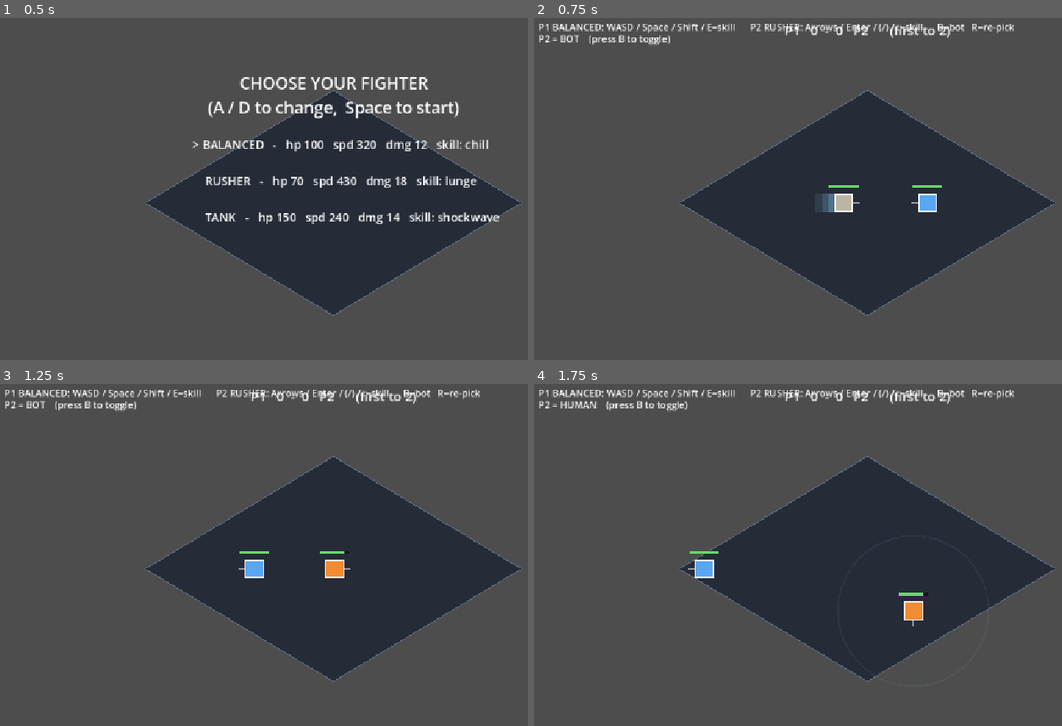
Above: before the commit, frames 1-4 (two rows, left to right).
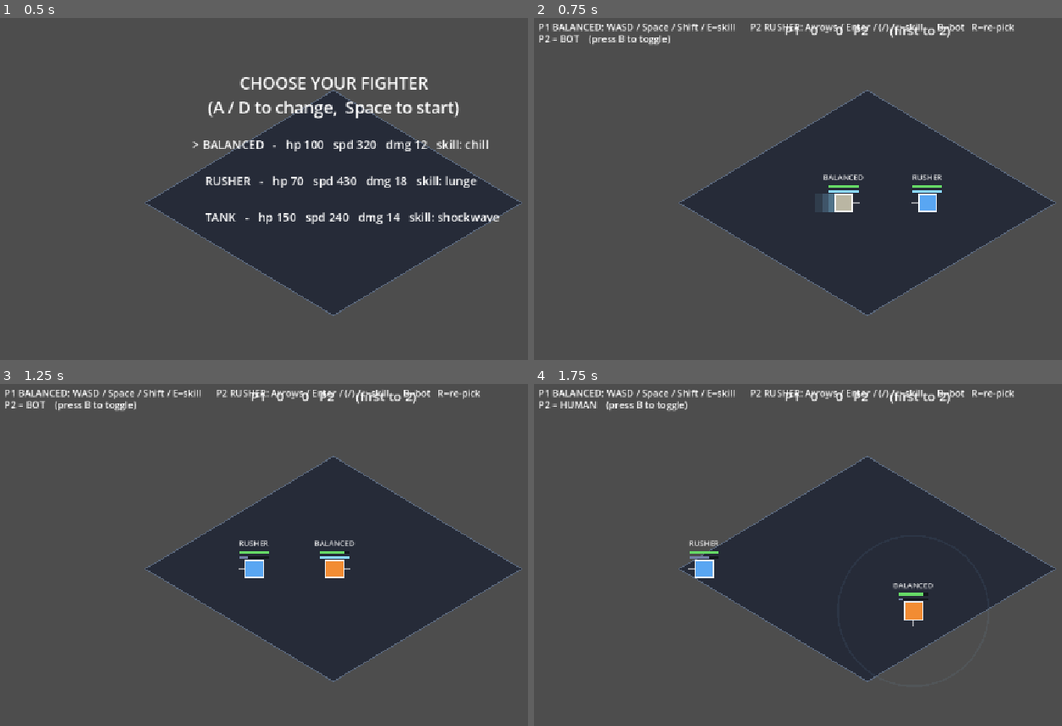
Above: after the commit, the same moments.

Repository: avivuiux/survival-arena
Game: Godot game, scene res://scenes/game.tscn
Same seed, same stepped clock (60 frames per second), same inputs: the game is played once before the commit and once after it.
Inputs:
- Up to frame 1 (0.5 s): no input
- Up to frame 2 (0.75 s): tap Enter at 0.5 s; hold D from 0.53 s (still down); tap Shift at 0.6 s
- Up to frame 3 (1.25 s): keep holding D; tap Space at 0.77 s
- Up to frame 4 (1.75 s): tap B at 1.25 s; release D at 1.28 s; hold S from 1.28 s (still down); tap E at 1.35 s; tap Space at 1.52 s

Frame 1 is identical in both runs. In frame 2, 0.2% of the frame differs, in the area x 54-78%, y 45-52%; in frame 3, 0.2%; in frame 4, 0.2%.

Commit message:
Readability: character name above head + skill cooldown bar
Functional (asset-independent) HUD: each fighter shows its archetype
name overhead and a thin skill-cooldown bar under the HP bar that
fills as the skill recharges and goes bright cyan when ready. Helps you
read the fight and time skills (esp. vs the random-archetype bot). Uses
the engine fallback font. Headless clean (exit 0).

Co-Authored-By: Claude Opus 4.8 (1M context) <noreply@anthropic.com>

Diff:
--- a/entities/fighter/fighter.gd
+++ b/entities/fighter/fighter.gd
@@ -44,7 +44,8 @@
 var speed := 320.0
 var damage := 12
 var attack_cooldown := 0.34
-var skill_type := "chill"       # "chill" | "lunge"
+var skill_type := "chill"       # "chill" | "lunge" | "shockwave"
+var display_name := ""          # archetype name shown above the head
 var key_up := KEY_W
 var key_down := KEY_S
 var key_left := KEY_A
@@ -72,6 +73,7 @@
 var _dash_prev := false
 var _iframe := 0.0
 var _skill_cd := 0.0
+var _skill_cd_max := 1.0
 var _skill_prev := false
 var _chill_time := 0.0          # how long THIS fighter stays slowed
 var _cast_anim := 0.0           # expanding-ring visual timer
@@ -251,6 +253,7 @@
 
 func _cast_chill() -> void:
 	_skill_cd = CHILL_COOLDOWN
+	_skill_cd_max = CHILL_COOLDOWN
 	_cast_anim = CHILL_CAST_ANIM
 	_cast_radius = CHILL_RADIUS
 	if game and game.has_method("apply_chill"):
@@ -264,6 +267,7 @@
 # Rusher skill: a fast forward lunge with the hitbox live (a dash that hits).
 func _cast_lunge() -> void:
 	_skill_cd = LUNGE_COOLDOWN
+	_skill_cd_max = LUNGE_COOLDOWN
 	_dash_dir = facing
 	_dashing = true
 	_lunge = true
@@ -281,6 +285,7 @@
 # Tank skill: a shockwave that shoves (and lightly damages) everyone nearby.
 func _cast_shockwave() -> void:
 	_skill_cd = SHOCK_COOLDOWN
+	_skill_cd_max = SHOCK_COOLDOWN
 	_cast_anim = CHILL_CAST_ANIM
 	_cast_radius = SHOCK_RADIUS
 	if game and game.has_method("apply_shockwave"):
@@ -415,3 +420,17 @@
 	var ratio := clampf(float(hp) / float(max_hp), 0.0, 1.0)
 	var hpcol := Color(0.40, 0.85, 0.40) if ratio > 0.3 else Color(0.90, 0.40, 0.30)
 	draw_rect(Rect2(-bw / 2.0, by, bw * ratio, bh), hpcol)
+
+	# skill cooldown bar (below HP) - bright when the skill is ready
+	var sby := by + bh + 3.0
+	var sready := _skill_cd <= 0.0
+	var sratio := 1.0 if sready else clampf(1.0 - _skill_cd / maxf(_skill_cd_max, 0.001), 0.0, 1.0)
+	var scol := Color(0.55, 0.85, 1.0) if sready else Color(0.45, 0.50, 0.65)
+	draw_rect(Rect2(-bw / 2.0, sby, bw, 4.0), Color(0, 0, 0, 0.5))
+	draw_rect(Rect2(-bw / 2.0, sby, bw * sratio, 4.0), scol)
+
+	# name above the head
+	var font := ThemeDB.fallback_font
+	if font:
+		draw_string(font, Vector2(-60.0, by - 8.0), display_name,
+			HORIZONTAL_ALIGNMENT_CENTER, 120.0, 13, Color(1, 1, 1, 0.85))
--- a/scripts/game.gd
+++ b/scripts/game.gd
@@ -104,6 +104,7 @@
 	f.damage = a["damage"]
 	f.attack_cooldown = a["atk_cd"]
 	f.skill_type = a["skill"]
+	f.display_name = archetype.to_upper()
 	f.key_up = ku
 	f.key_down = kd
 	f.key_left = kl
Binary file added: concept/moodboards/A_sports-anime-clean.png
Binary file added: concept/moodboards/B_gritty-ink-shonen.png
Binary file added: concept/moodboards/C_arcade-y2k-neon.png
